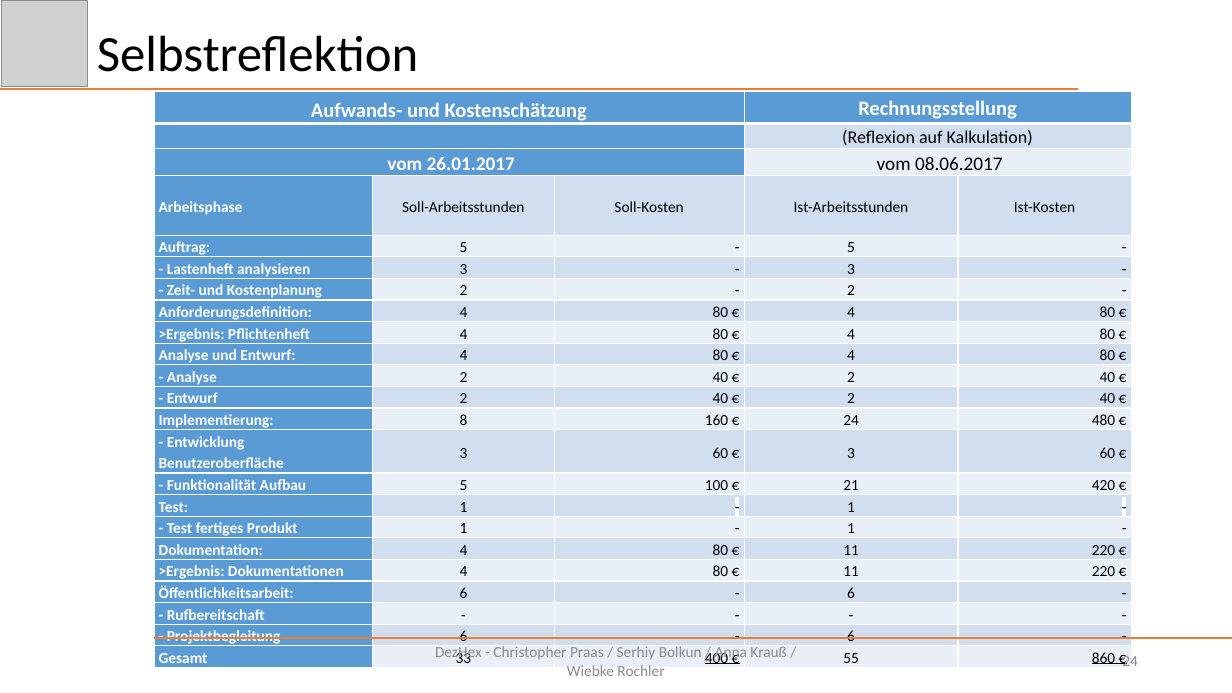
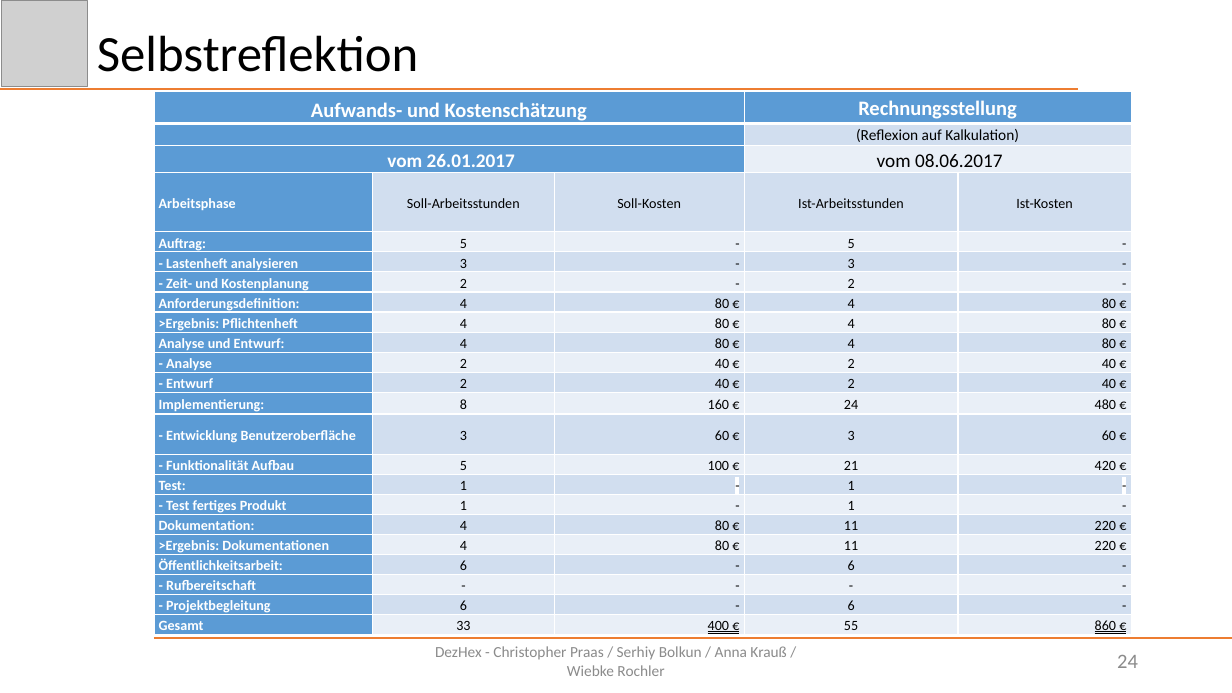
Before and after one commit to Schnitzel128/sejava, a slide deck: slide 24 of Präsentation/DezHex.pptx. Drawn at 1232x693 pixels with LibreOffice and Linux fonts; fonts in the diff are those of the drawing; grey boxes stand for pictures. Boxes give left, top, right and bottom in pixels: in the first picture for what was removed or moved away, otherwise in the second. Text is boxed around its words. In the diff, an @@ line names an element or a change of style, - is before the commit and + after.

Commit message:
vergrfussnote

```diff
--- a/Präsentation/DezHex.pptx
+++ b/Präsentation/DezHex.pptx
@@ table at (154, 91, 1131, 638) @@
@@ size 14 to 12 pt in "(Reflexion auf Kalkulation)" @@
@@ size 12 to 11 pt in "Arbeitsphase", "Soll-Arbeitsstunden", "Soll-Kosten", "Ist-Arbeitsstunden" and 96 more places @@
@@ page number at (1117, 655, 1138, 668): size 12 to 16 pt @@
```
